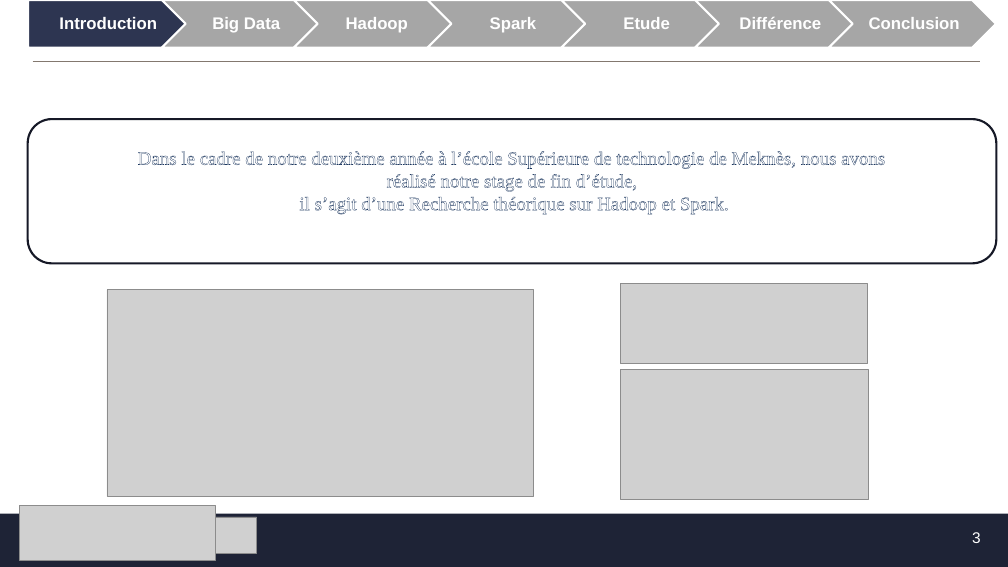
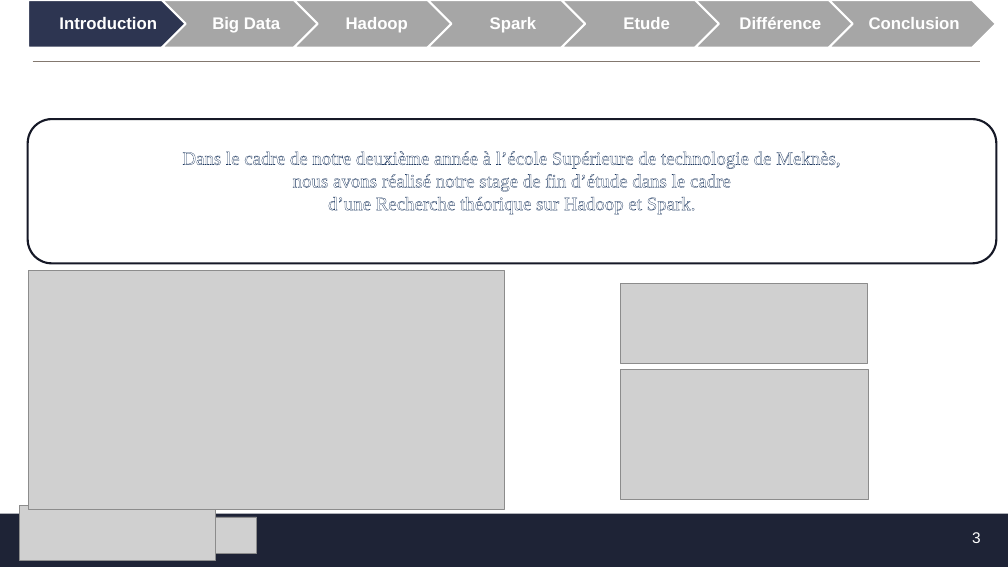
Before and after one commit to MF-13/E-Learning_Platforme, a slide deck: slide 3 of SFE/Présentation_SFE.pptx. Drawn at 1008x567 pixels with LibreOffice and Linux fonts; fonts in the diff are those of the drawing; grey boxes stand for pictures; background and template pictures are left out. Boxes give left, top, right and bottom in pixels: in the first picture for what was removed or moved away, otherwise in the second. Text is boxed around its words. In the diff, an @@ line names an element or a change of style, - is before the commit and + after.

```diff
--- a/SFE/Présentation_SFE.pptx
+++ b/SFE/Présentation_SFE.pptx
@@ text in rounded rectangle at [182, 151, 840, 214]: text changed @@
-Dans le cadre de notre deuxième année à l’école Supérieure de technologie de Meknès, nous avons réalisé notre stage de fin d’étude,
-il s’agit d’une Recherche théorique sur Hadoop et Spark.
+Dans le cadre de notre deuxième année à l’école Supérieure de technologie de Meknès,
+nous avons réalisé notre stage de fin d’étude dans le cadre
+d’une Recherche théorique sur Hadoop et Spark.
@@ picture: place and size @@
-picture at [107, 290, 533, 496]
+picture at [28, 271, 504, 510]
```
Also in this commit, not shown: 2 other slides changed.
